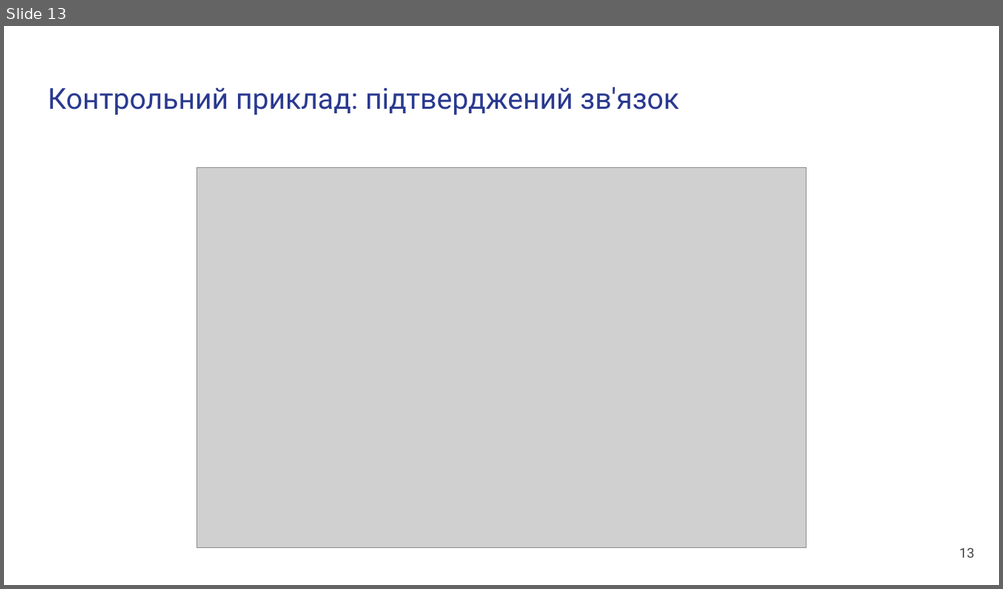
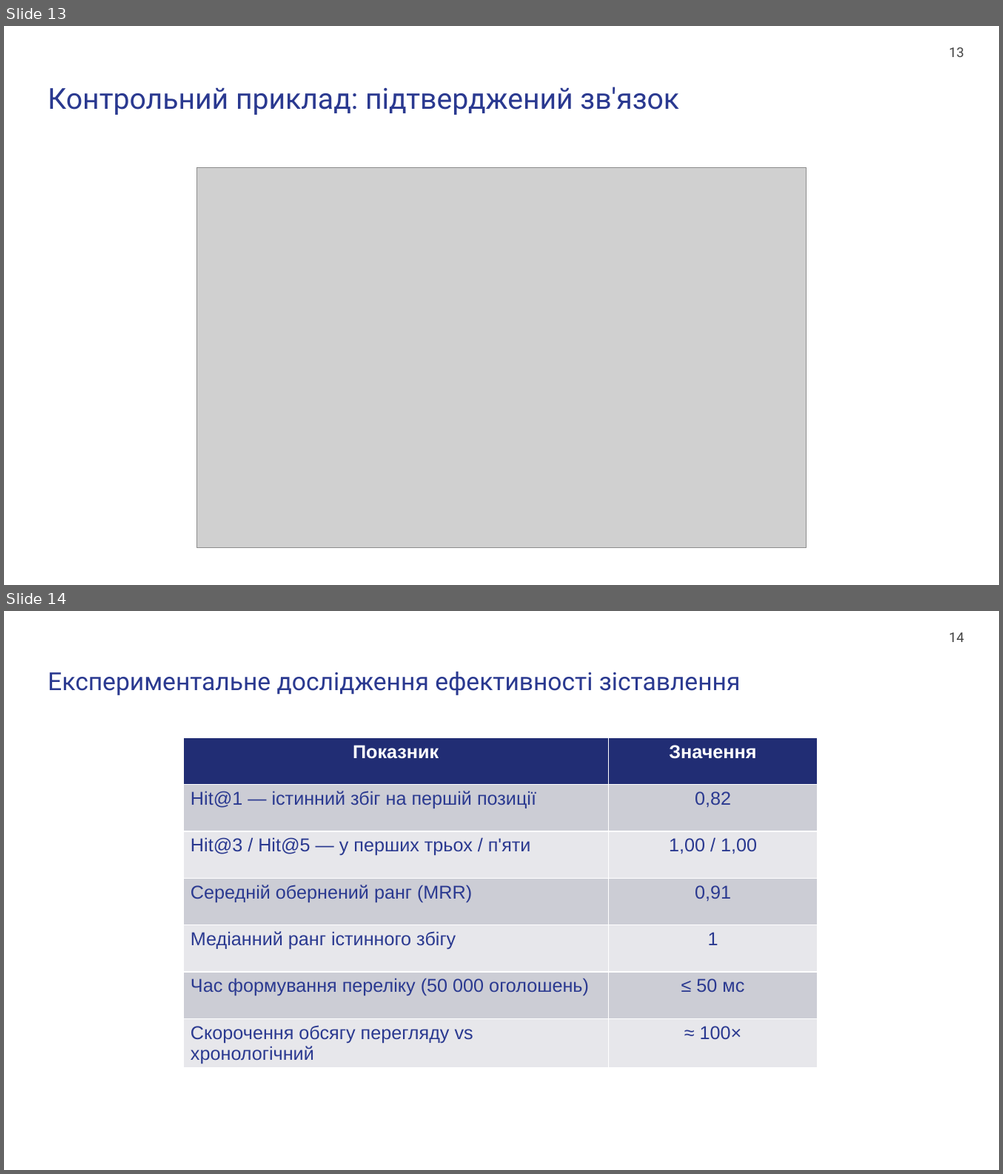
Before and after one commit to Ilyaberbx/diplomna_robota, a slide deck: thesis/presentation.pptx. Shown one above the other, each under a label of ours: slide 13 before the commit, slides 13 and 14 after it. The pictures are 1003x589 and 1003x1174 pixels, drawn with LibreOffice and Linux fonts; fonts in the diff are those of the drawing; grey boxes stand for pictures. Boxes give left, top, right and bottom in pixels: in the first picture for what was removed or moved away, otherwise in the second. Text is boxed around its words. In the diff, an @@ line names an element or a change of style, - is before the commit and + after.

```diff
--- a/thesis/presentation.pptx
+++ b/thesis/presentation.pptx
@@ slide 14 added at (4, 611, 999, 1170), background #FFFFFF @@
@@ page number added at (948, 632, 963, 642), 13 pt, text #434343 @@
+14
@@ title added at (48, 671, 740, 695), 24 pt, text #2A3990 @@
+Експериментальне дослідження ефективності зіставлення
@@ table added at (183, 738, 817, 1068), 7 rows, 2 columns @@
+Показник | Значення
+Hit@1 — істинний збіг на першій позиції | 0,82
+Hit@3 / Hit@5 — у перших трьох / п'яти | 1,00 / 1,00
+Середній обернений ранг (MRR) | 0,91
+Медіанний ранг істинного збігу | 1
+Час формування переліку (50 000 оголошень) | ≤ 50 мс
+Скорочення обсягу перегляду vs хронологічний | ≈ 100×
@@ slide 13 changed as well @@
@@ page number: place and size @@
-page number at (959, 548, 973, 558)
+page number at (948, 47, 963, 57)
```
Also in this commit, not shown: 12 other slides changed, 1 other slide added, 1 slide removed, 54 other files.
